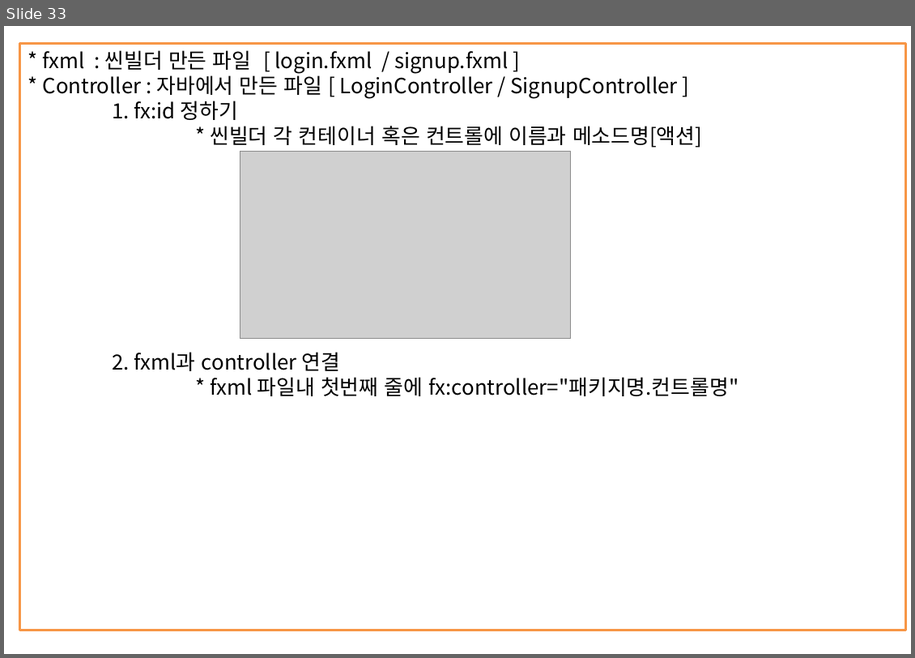
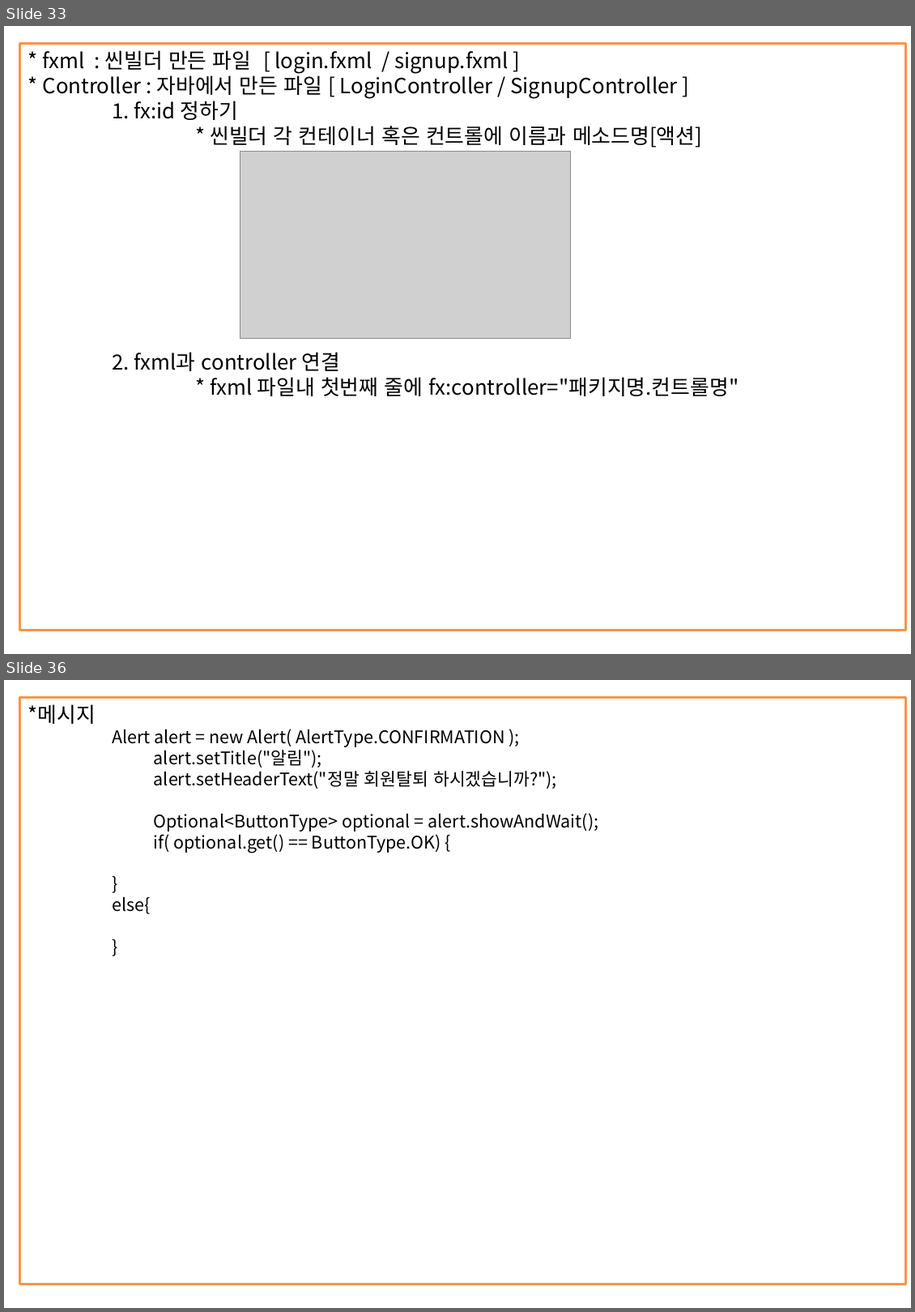
Before and after one commit to itdanja/web_ezen_1, a slide deck: java1/src/정리함/JAVA정리.pptx. Shown one above the other, each under a label of ours: slide 33 before the commit, slides 33 and 36 after it; the slides between them are not shown. The pictures are 915x658 and 915x1312 pixels, drawn with LibreOffice and Linux fonts; fonts in the diff are those of the drawing; grey boxes stand for pictures. Boxes give left, top, right and bottom in pixels: in the first picture for what was removed or moved away, otherwise in the second. Text is boxed around its words. In the diff, an @@ line names an element or a change of style, - is before the commit and + after.

```diff
--- a/java1/src/정리함/JAVA정리.pptx
+++ b/java1/src/정리함/JAVA정리.pptx
@@ slide 36 added at box(4, 680, 911, 1308), background #FFFFFF @@
@@ rectangle added at box(20, 698, 906, 1285), outline #F79646 2 pt, 15 pt, text #000000 @@
+*메시지
+Alert alert = new Alert( AlertType.CONFIRMATION );
+  alert.setTitle("알림");
+  alert.setHeaderText("정말 회원탈퇴 하시겠습니까?");
+  Optional<ButtonType> optional = alert.showAndWait();
+  if( optional.get() == ButtonType.OK) {
+}
+else{
+}
```
Also in this commit, not shown: 5 slides changed, 2 other slides added, 1 other file.
